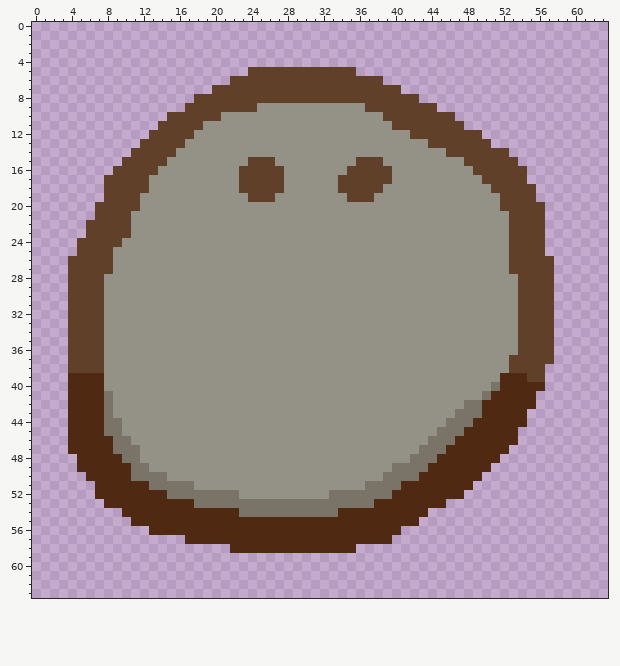
One commit to this pixel-art file: Assets/Art/Player/PlayerSprite.aseprite. Above, as it was before the edit.
64x64 pixels, 1 frame. Colours within 5 levels of each other are drawn and written as one.
The same view after the edit:
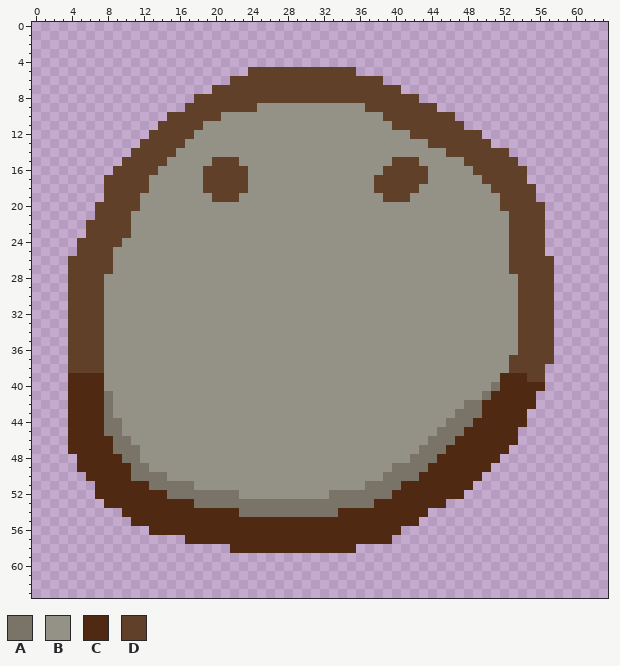
Palette (. is transparent): A #7a7468  B #949187  C #502913  D #604029
From old to new:
y 15: x 20..22 BBB -> DDD; x 24..26 DDD -> BBB; x 36..38 DDD -> BBB; x 40..42 BBB -> DDD
y 16: x 19..22 BBBB -> DDDD; x 24..27 DDDD -> BBBB; x 35..38 DDDD -> BBBB; x 40..43 BBBB -> DDDD
y 17: x 19..22 BBBB -> DDDD; x 24..27 DDDD -> BBBB; x 34..37 DDDD -> BBBB; x 40..43 BBBB -> DDDD
y 18: x 19..22 BBBB -> DDDD; x 24..27 DDDD -> BBBB; x 34..37 DDDD -> BBBB; x 39..42 BBBB -> DDDD
y 19: x 20..22 BBB -> DDD; x 24..26 DDD -> BBB; x 35..37 DDD -> BBB; x 39..41 BBB -> DDD
Pixel boxes of the changes (left, top, right, bottom) in both pictures:
changed: (203, 157, 284, 202)
changed: (338, 157, 428, 202)
